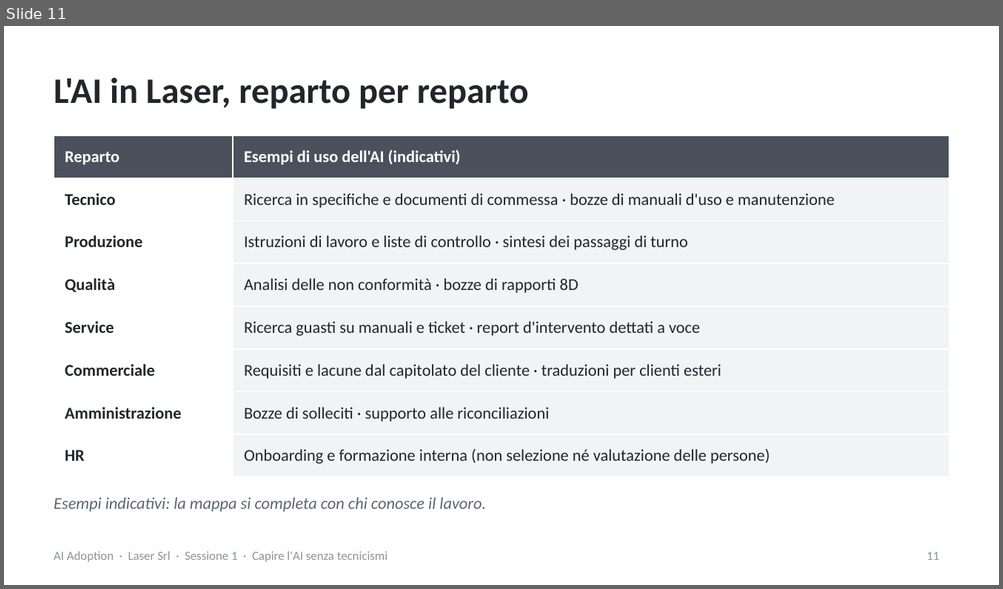
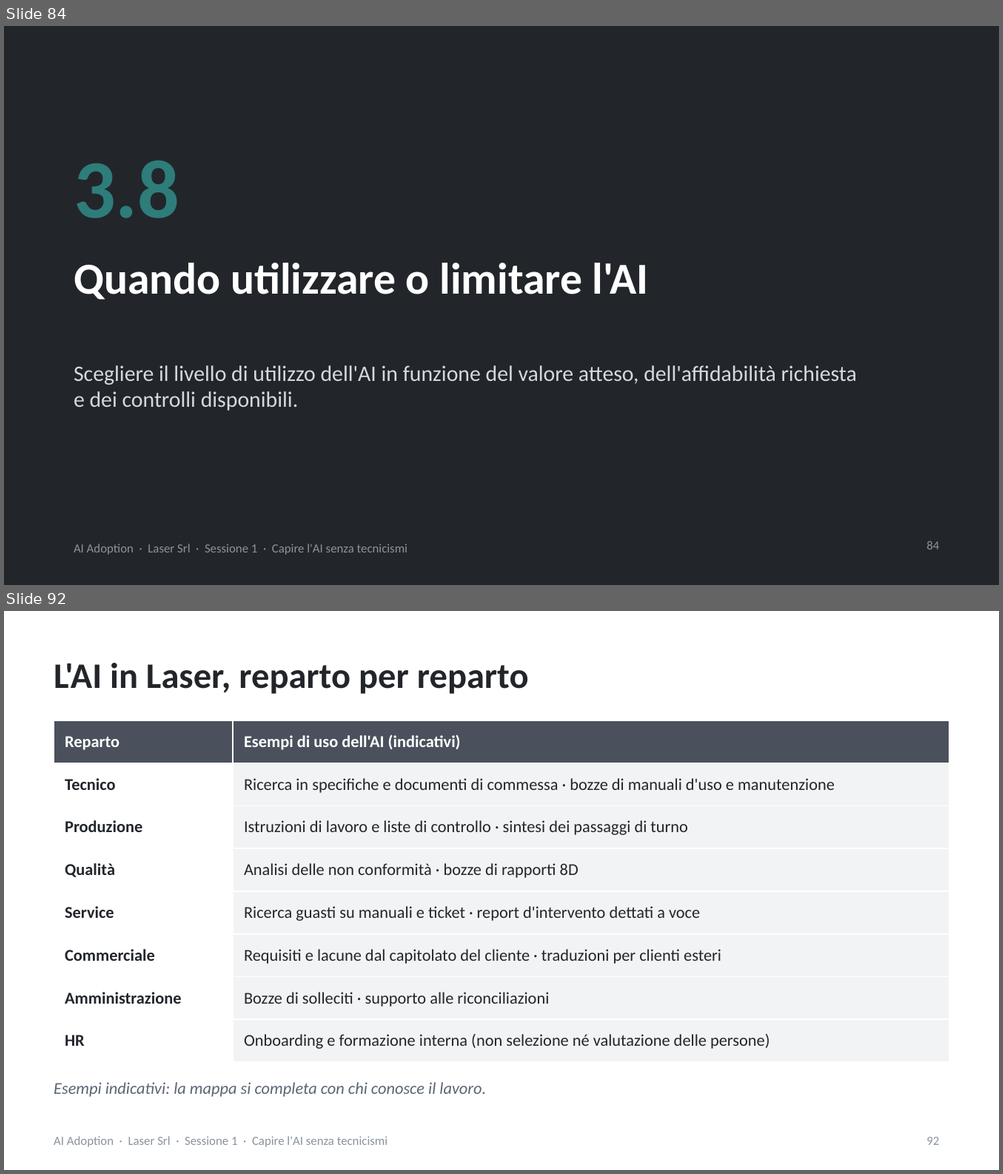
Before and after one commit to NetAi-IT/Formazione-AI-Literacy-Official, a slide deck: Formazioni/2026-10_LaserSrl_AI_Adoption/slide/Sessione1_slide_nuove_Laser.pptx. Shown one above the other, each under a label of ours: slide 11 before the commit, slides 84 and 92 after it; the slides between them are not shown. The pictures are 1003x589 and 1003x1174 pixels, drawn with LibreOffice and Linux fonts; fonts in the diff are those of the drawing. Boxes give left, top, right and bottom in pixels: in the first picture for what was removed or moved away, otherwise in the second. Text is boxed around its words. In the diff, an @@ line names an element or a change of style, - is before the commit and + after.

```diff
--- a/Formazioni/2026-10_LaserSrl_AI_Adoption/slide/Sessione1_slide_nuove_Laser.pptx
+++ b/Formazioni/2026-10_LaserSrl_AI_Adoption/slide/Sessione1_slide_nuove_Laser.pptx
@@ slide 84 added at (4, 26, 999, 585), background #22262B @@
@@ text added at (74, 161, 179, 218), 60 pt, text #2E7D7A, bold @@
+3.8
@@ title added at (74, 263, 649, 300), 32 pt, text #FFFFFF, bold @@
+Quando utilizzare o limitare l'AI
@@ text added at (74, 366, 856, 411), 16 pt, text #D5D9DE @@
+Scegliere il livello di utilizzo dell'AI in funzione del valore atteso, dell'affidabilità richiesta e dei controlli disponibili.
@@ text added at (74, 544, 407, 555), 9 pt, text #8A939E @@
+AI Adoption · Laser Srl · Sessione 1 · Capire l'AI senza tecnicismi
@@ page number added at (926, 541, 939, 550), 9 pt, text #8A939E @@
+84
@@ what was slide 11 is now slide 92 @@
@@ page number at (926, 1137, 939, 1145): text changed @@
-11
+92
```
Also in this commit, not shown: 1 slide changed, 80 other slides added, 7 other files.
